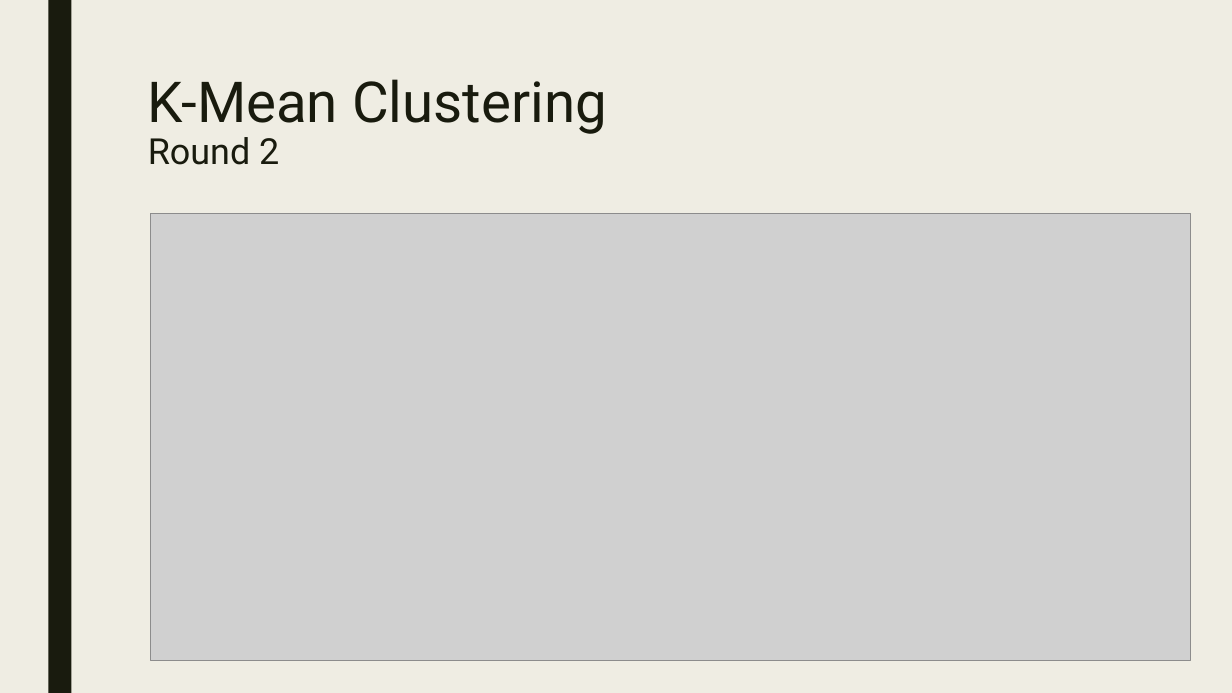
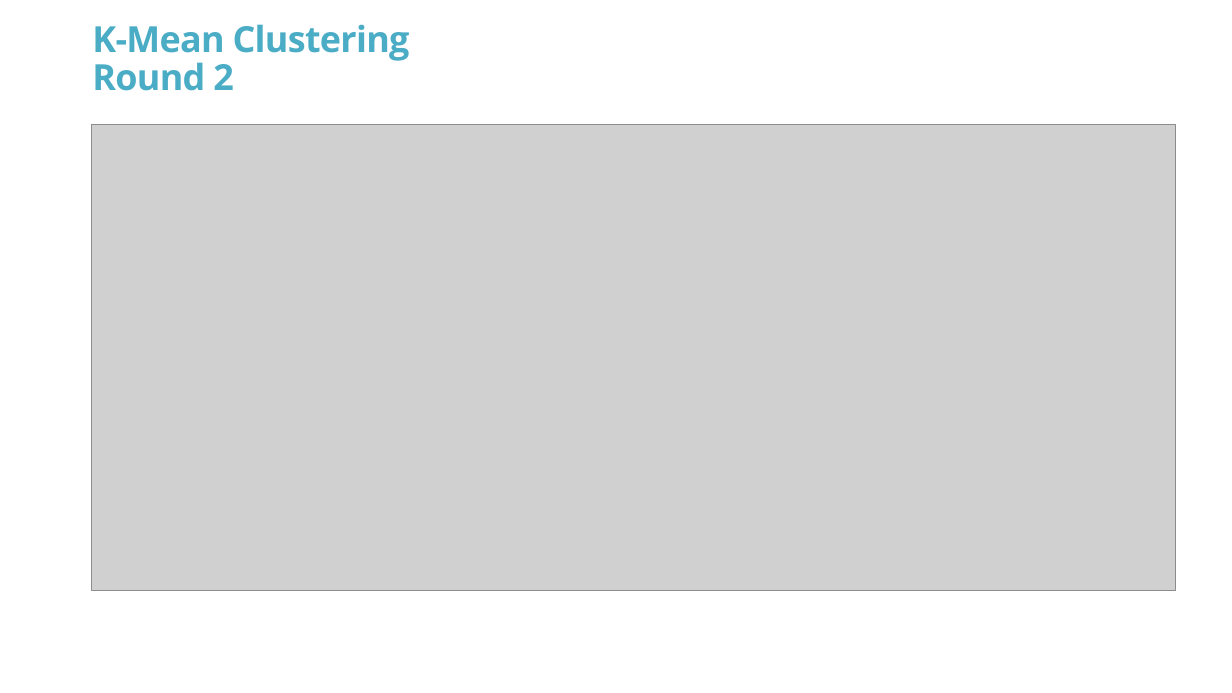
Before and after one commit to Invigor/DAT8SYDProject, a slide deck: slide 9 of DAT8SYD Project.pptx. Drawn at 1232x693 pixels with LibreOffice and Linux fonts; fonts in the diff are those of the drawing; grey boxes stand for pictures; background and template pictures are left out. Boxes give left, top, right and bottom in pixels: in the first picture for what was removed or moved away, otherwise in the second. Text is boxed around its words. In the diff, an @@ line names an element or a change of style, - is before the commit and + after.

```diff
--- a/DAT8SYD Project.pptx
+++ b/DAT8SYD Project.pptx
@@ background #EFEDE3 to #FFFFFF @@
@@ rectangle removed at <box>48,0,71,693</box> @@
@@ title "K-Mean Clustering Round 2": place and size @@
-title "K-Mean Clustering Round 2" at <box>148,79,607,165</box>
+title "K-Mean Clustering Round 2" at <box>92,24,410,91</box>
@@ title "K-Mean Clustering Round 2" at <box>92,24,410,91</box>: size 44 to 28 pt in "K-Mean Clustering"; font Roboto to Open Sans, text colour #191B0E to #4AACC5, letter spacing 0 to -0.5 pt, bold on; line spacing 0.89 to 0.86; vertical alignment top to middle @@
@@ picture: place and size @@
-picture at <box>150,213,1190,661</box>
+picture at <box>91,125,1176,591</box>
```
Also in this commit, not shown: 15 other slides changed, 3 slides added, 2 slides removed, 1 other file.
